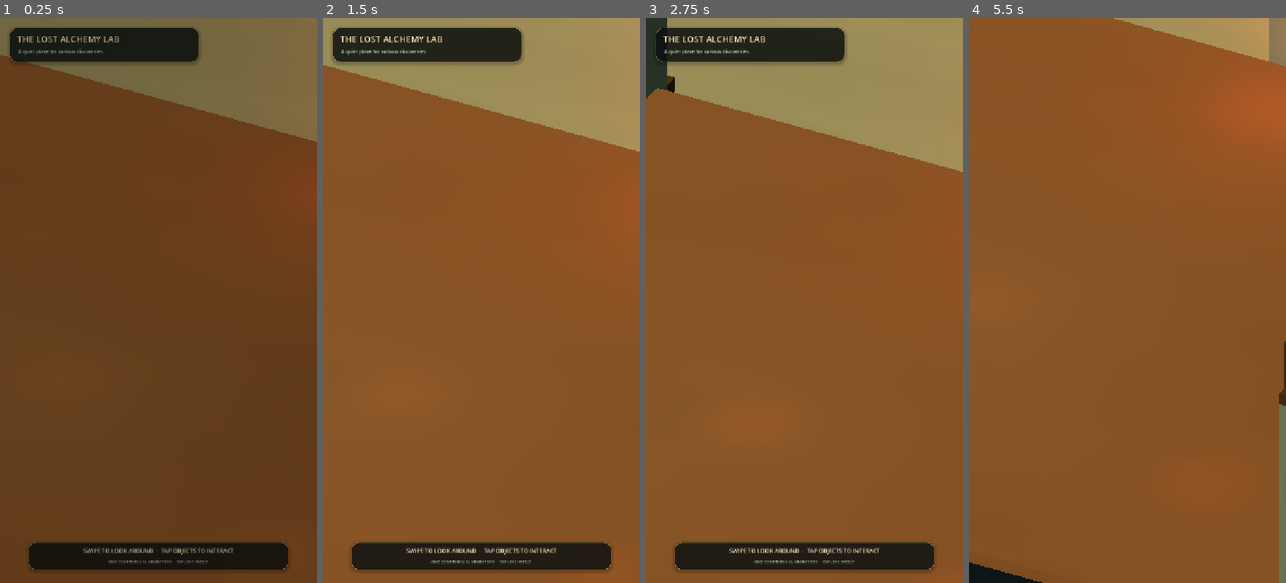
Above: before the commit, frames 1-4 (left to right).
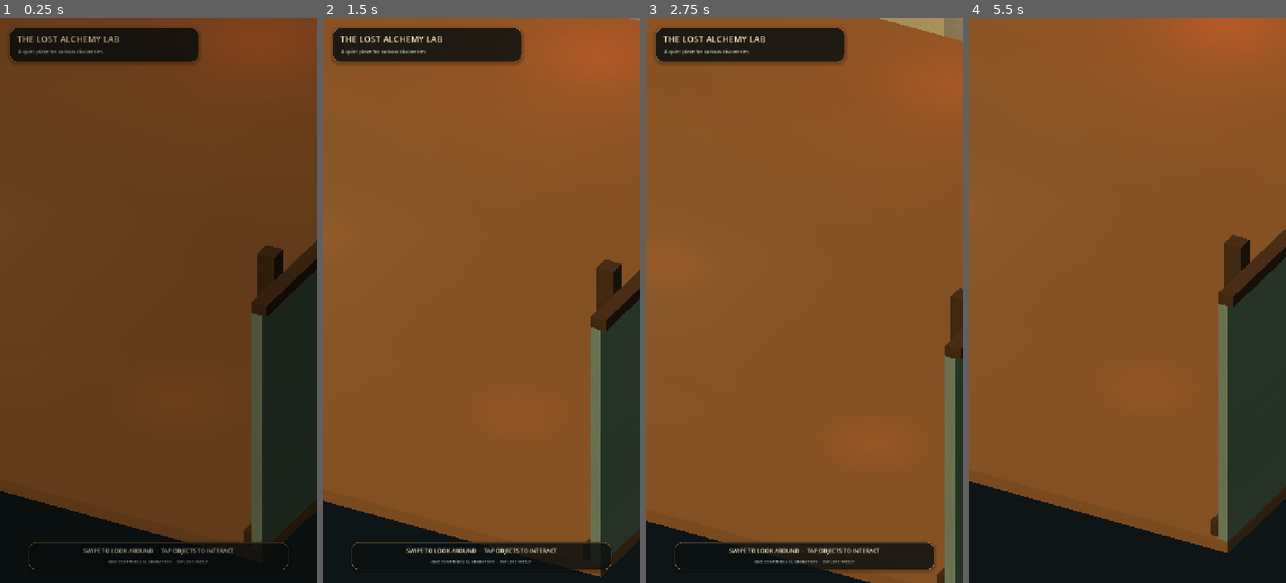
Above: after the commit, the same moments.

Repository: Kryodo/spell-sort-game
Game: Godot game, scene res://scenes/lab_room_prototype.tscn
The game is run twice, just before and just after one commit, with the same random seed, the same clock (stepped at 60 frames per second) and the same inputs.
Inputs (mouse positions are in pixels of both pictures, inside the frame that each line leads up to):
- Up to frame 1 (0.25 s): no input
- Up to frame 2 (1.5 s): move the mouse to (551, 272) at 0.52 s; click (551, 272) at 0.67 s; tap Enter at 1.25 s; drag from (418, 328) to (465, 413) at 1.27 s
- Up to frame 3 (2.75 s): tap Space at 2 s; move the mouse to (836, 176) at 2.02 s; click (836, 176) at 2.17 s
- Up to frame 4 (5.5 s): tap Enter at 2.75 s; drag from (1111, 413) to (1032, 215) at 2.77 s; tap Space at 3.5 s; move the mouse to (1222, 385) at 3.52 s; click (1222, 385) at 3.67 s; click "BEGIN EXPERIMENT" at 4.25 s; click "BACK TO LAB" at 5 s

The runs differ from the first frame. In frame 1, 27% of the frame differs, in the area x 0-100%, y 0-100%; in frame 2, 25%; in frame 3, 21%; in frame 4, 25%.

Commit message:
Frame the main laboratory at hub startup

Diff:
--- a/scripts/lab_room_prototype.gd
+++ b/scripts/lab_room_prototype.gd
@@ -25,7 +25,8 @@
 var _flame_lights: Array[OmniLight3D] = []
 var _flame_base_positions: Array[Vector3] = []
 var _elapsed := 0.0
-var _camera_look_target := Vector3(0.0, 1.55, 0.0)
+# Start by framing the main laboratory quadrant instead of the empty central crossing.
+var _camera_look_target := MAIN_LAB_OFFSET + Vector3(0.0, 1.55, 1.0)
 var _gesture_start := Vector2.ZERO
 var _gesture_last := Vector2.ZERO
 var _gesture_active := false
@@ -75,7 +76,7 @@
 	# View into the open front-left corner, looking diagonally across both interior walls.
 	# The wider orthographic frame compensates for the portrait viewport.
 	_camera.size = 10.0
-	_camera.position = Vector3(5.8, 8.8, 10.8)
+	_camera.position = _camera_look_target + Vector3(5.8, 7.25, 10.8)
 	_camera.near = 0.05
 	_camera.far = 60.0
 	add_child(_camera)
@@ -677,8 +678,8 @@
 	requested_shift.y = 0.0
 
 	var next_target := _camera_look_target + requested_shift
-	next_target.x = clampf(next_target.x, -3.8, 3.8)
-	next_target.z = clampf(next_target.z, -3.2, 3.2)
+	next_target.x = clampf(next_target.x, -4.2, 4.2)
+	next_target.z = clampf(next_target.z, -4.2, 4.2)
 	var actual_shift := next_target - _camera_look_target
 	actual_shift.y = 0.0
 	if actual_shift.length_squared() < 0.000001:
